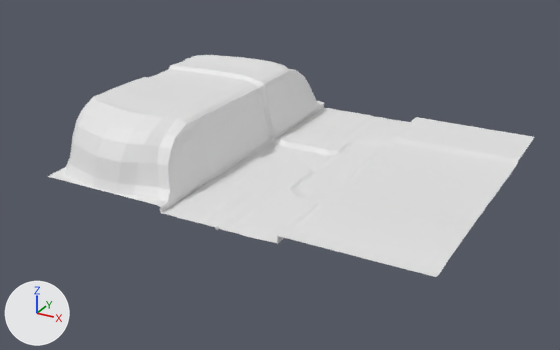
An edit to the FBX model other stuff/blender assets/env/groundTiles/waterfallLong.fbx, drawn before and after from the same camera.
One viewpoint serves both versions: a camera (50 mm lens) standing at (279.0, -694.0, 259.0) and looking at (-8.0, -171.0, -2.0). Lighting does not change. The marker at lower left points along +X, +Y and +Z. Where no turn or scale is listed for an object, it has been applied to the vertices.
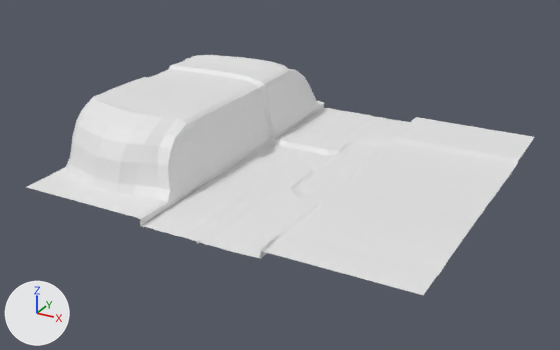
What differs and where, as boxes (x1, y1, x2, y2) in the pictures (560 x 350 px):
'Plane.006', reshaped (8% taller)
    before: (47, 55, 534, 277)
    after: (27, 55, 534, 295)
'Plane.001', reshaped (8% taller)
    before: (65, 66, 388, 243)
    after: (65, 66, 388, 258)
part 1 of me_plane_006, added
    after: (27, 177, 436, 295)
part 2 of me_plane_001, added
    after: (140, 207, 281, 258)

What the commit changed:
me_plane_001 is used by ob_plane_001; location (0.0, 0.0, 0.0).
me_plane_001 had 479 vertices, 356 faces and spanned x -163.0..53.0, y -280.0..0.0, z -4.0..56.0.
me_plane_001 now has 490 vertices, 365 faces and spans x -163.0..53.0, y -304.0..0.0, z -4.0..56.0.
Part 2, on me_plane_001:
11 new vertices lie (0.0, -24.0, 0.0) away from vertices in x -51.0..53.0, y -280.0, z -1.0..6.0.
9 new faces join them.
me_plane_006 is used by ob_plane_006; location (0.0, 0.0, 0.0).
me_plane_006 had 579 vertices, 448 faces and spanned x -163.0..163.0, y -280.0..0.0, z -4.0..56.0.
me_plane_006 now has 610 vertices, 476 faces and spans x -163.0..163.0, y -304.0..0.0, z -4.0..56.0.
Part 1, on me_plane_006:
31 new vertices lie (0.0, -24.0, 0.0) away from vertices in x -163.0..163.0, y -280.0, z -1.0..6.0.
28 new faces join them.
